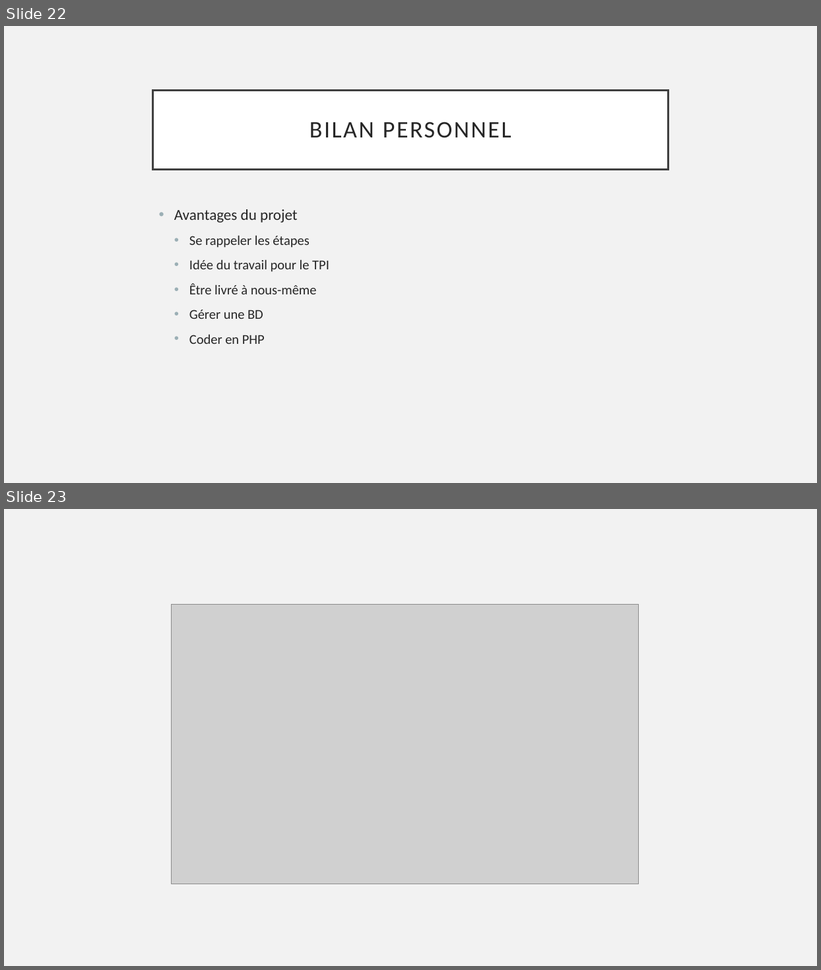
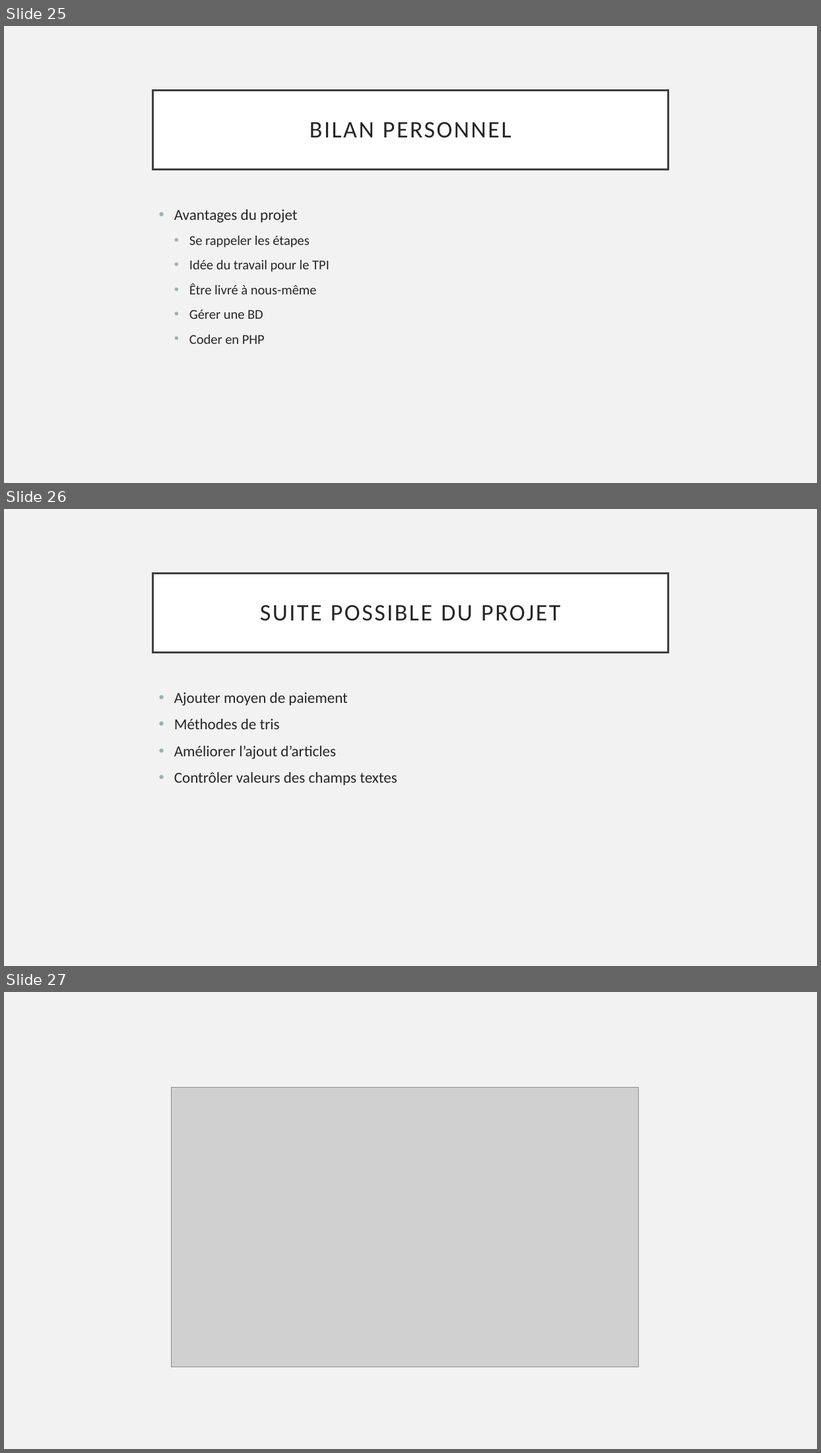
Before and after one commit to JeremyGfeller/Pre-TPi, a slide deck: Documentation/Présentation.pptx. Shown one above the other, each under a label of ours: slides 22 and 23 before the commit, slides 25, 26 and 27 after it. The pictures are 821x970 and 821x1453 pixels, drawn with LibreOffice and Linux fonts; fonts in the diff are those of the drawing; grey boxes stand for pictures. Boxes give left, top, right and bottom in pixels: in the first picture for what was removed or moved away, otherwise in the second. Text is boxed around its words. In the diff, an @@ line names an element or a change of style, - is before the commit and + after.

```diff
--- a/Documentation/Présentation.pptx
+++ b/Documentation/Présentation.pptx
@@ slide 26 added at <box>4,509,817,966</box>, background #F2F2F2 @@
@@ title added at <box>153,573,668,652</box>, fill #FFFFFF, outline #404040 2.5 pt, 28 pt, text #262626 @@
+SUITE POSSIBLE DU PROJET
@@ text added at <box>174,692,397,786</box>, 18 pt, text #262626 @@
+• Ajouter moyen de paiement
+• Méthodes de tris
+• Améliorer l’ajout d’articles
+• Contrôler valeurs des champs textes
@@ what was slide 22 is now slide 25 @@
@@ what was slide 23 is now slide 27 @@
```
Also in this commit, not shown: 3 other slides added, 4 other files.
